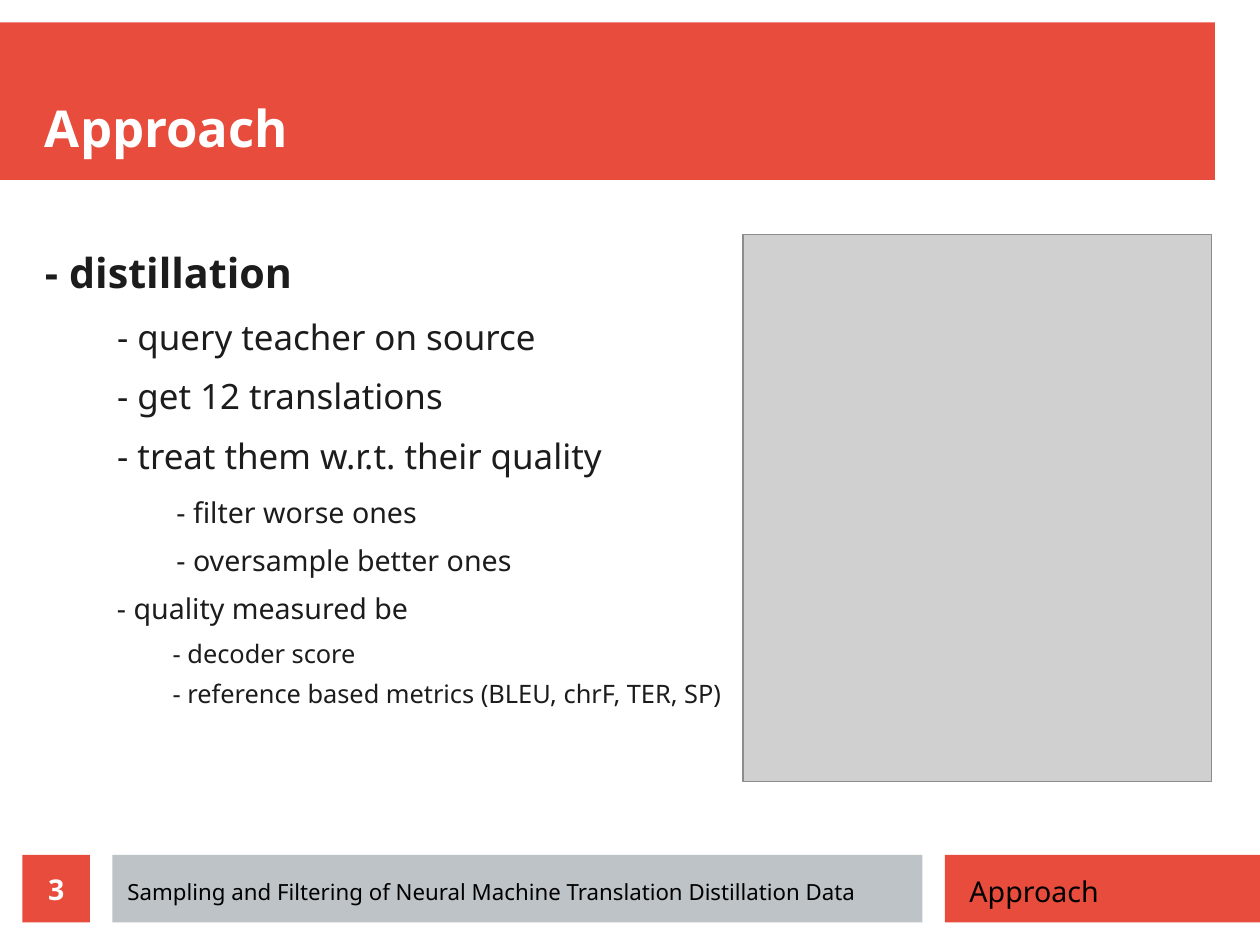
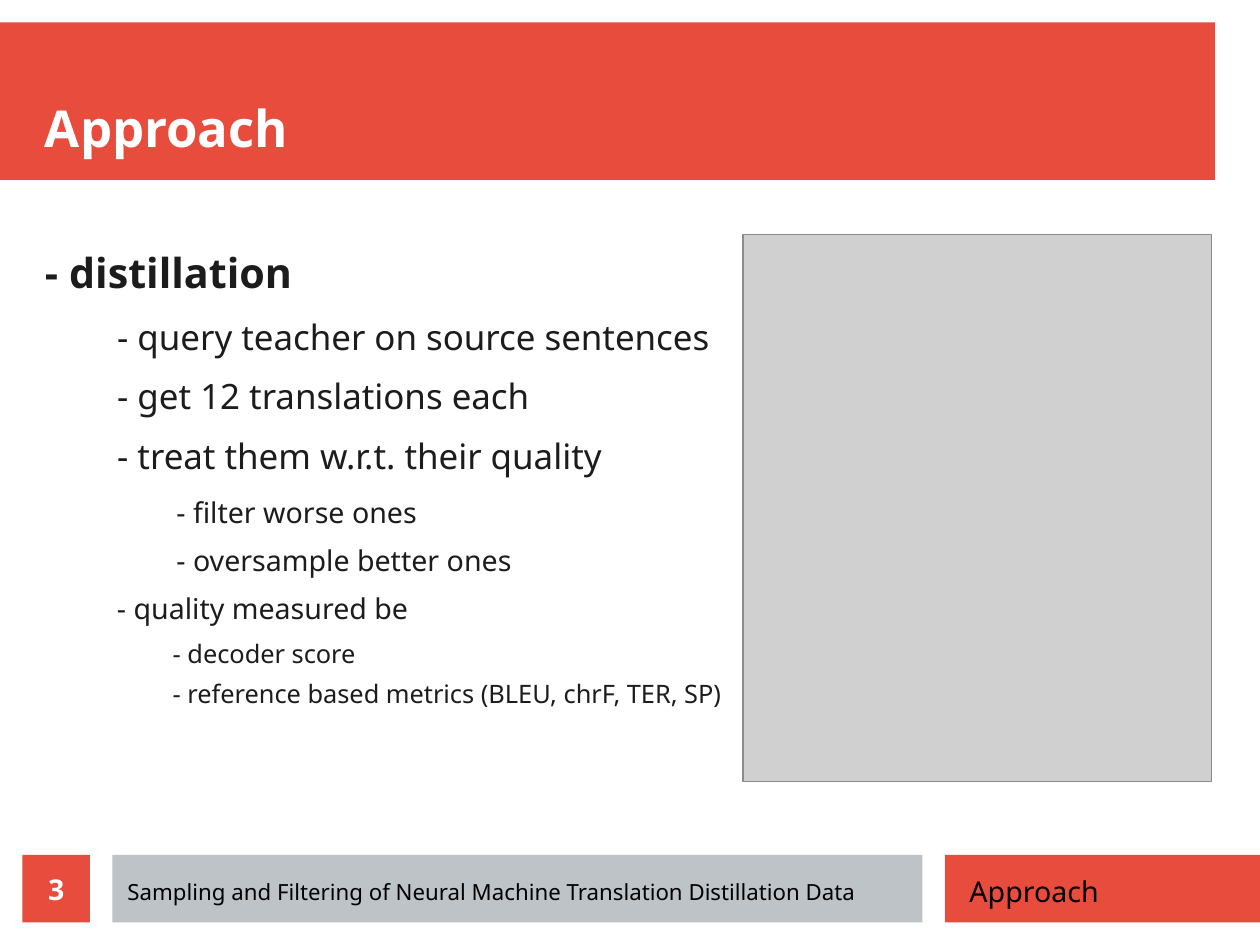
Before and after one commit to zouharvi/reference-mt-distill, a slide deck: slide 3 of meta/final_presentation.odp. Drawn at 1260x945 pixels with LibreOffice and Linux fonts; fonts in the diff are those of the drawing; grey boxes stand for pictures. Boxes give left, top, right and bottom in pixels: in the first picture for what was removed or moved away, otherwise in the second. Text is boxed around its words. In the diff, an @@ line names an element or a change of style, - is before the commit and + after.

```diff
--- a/meta/final_presentation.odp
+++ b/meta/final_presentation.odp
@@ text at bbox=[137, 323, 710, 418]: text changed @@
-  - query teacher on source
-  - get 12 translations
+  - query teacher on source sentences
+  - get 12 translations each
```
Also in this commit, not shown: 2 other files.
